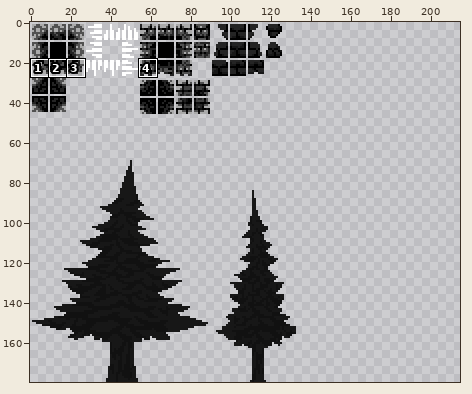
Two states of a sprite sheet, Assets/Sprites & Tiles/Sprites/Level1.png. The picture above shows the old version from afar; the outline marks the close-up.
Close-up. Old version:
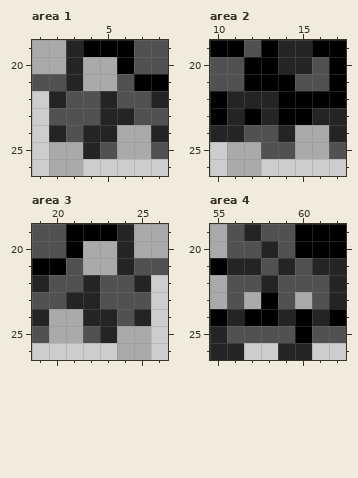
The file is 320x180 pixels. Colours within 5 levels of each other are drawn and written as one. Shown: area 1: x 1..8, y 19..26; area 2: x 10..17, y 19..26; area 3: x 19..26, y 19..26; area 4: x 55..62, y 19..26. The wide view leaves out empty margins. The commit also changed other parts of the picture, which this record leaves out.
The same view after the edit:
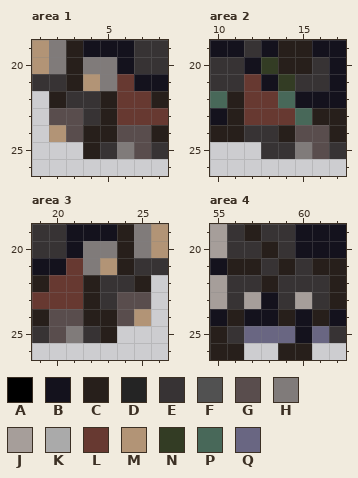
Palette (. is transparent): A #000000  B #14121d  C #271f1b  D #242424  E #373334  F #515151  G #594d4d  H #807b7a  J #a69e9a  K #aaaaaa  L #673931  M #b29476  N #333c24  P #486859  Q #696682
Change:
Changed rows in their new state; - is an unchanged pixel.
Area 1:
first column x 1:
19 MHCBBBEE
20 MHCHHBEE
21 EECMHLBB
22 -CEECLLC
23 -GGECLLL
24 -MGCCGGC
25 -..CEHGE
26 -..-----
Area 2:
first column x 10:
19 BBEBCCBB
20 EEBNCCEB
21 EELBNEEB
22 PCLLPBBB
23 BCLLLPCC
24 CCEECGGC
25 -..EEHGE
26 -..-----
Area 3:
first column x 19:
19 EEBBBCHM
20 EEBHHCHM
21 BBLHMCEE
22 CLLCEEC-
23 LLLCEGG-
24 CGGCCGM-
25 EGHEC..-
26 -----..-
Area 4:
first column x 55:
19 JECEEBBB
20 JEECEBBB
21 BCCECECC
22 JEECEEEC
23 JEJBEJEC
24 BCBBCBCB
25 CEQQQBQE
26 CC--CC--
Pixel boxes of the changes (left, top, right, bottom) in both close-ups:
changed: (32, 40, 168, 176)
changed: (210, 40, 346, 176)
changed: (32, 224, 168, 360)
changed: (210, 224, 346, 360)
